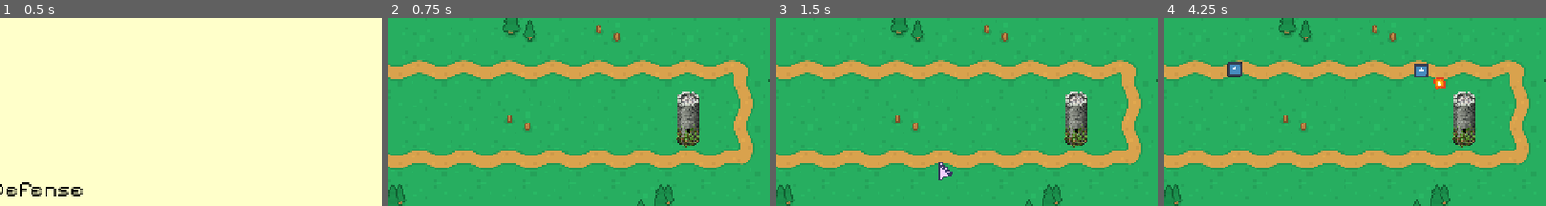
Above: before the commit, frames 1-4 (left to right).
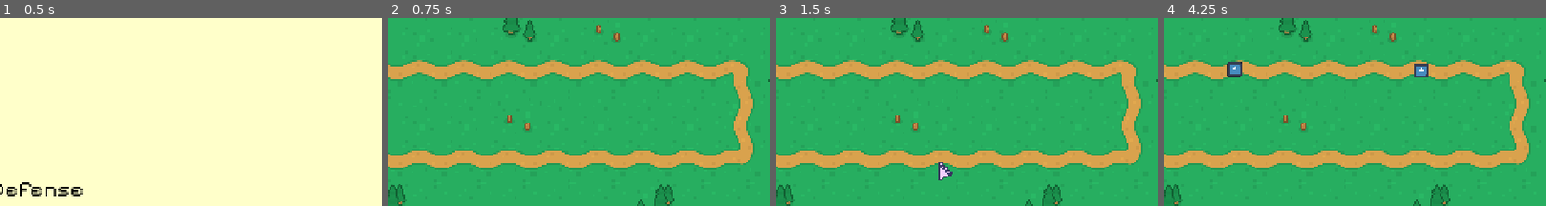
Above: after the commit, the same moments.

Repository: ntGeo/Godot_2
Game: Godot game, scene res://Scenes/menu_inicio.tscn
Same seed, same stepped clock (60 frames per second), same inputs: the game is played once before the commit and once after it. The engine's default icon, where the game draws it, is replaced by a stand-in: a white triangle on a blue panel in a dark square.
Inputs (mouse positions are % of the whole screen's width and height, from its top left):
- Up to frame 1 (0.5 s): no input
- Up to frame 2 (0.75 s): click "Jugar" at 0.5 s
- Up to frame 3 (1.5 s): tap Enter at 1.25 s; move the mouse to (72, 45) at 1.27 s; click (72, 45) at 1.42 s
- Up to frame 4 (4.25 s): move the mouse to (30, 55) at 2.02 s; click (30, 55) at 2.17 s; move the mouse to (60, 28) at 2.77 s; click (60, 28) at 2.92 s; move the mouse to (45, 70) at 3.52 s; click (45, 70) at 3.67 s
The pictures show only the part of the screen within x 50-100%, y 5-54%; the shares and areas given below are measured in that part.

Frame 1 is identical in both runs. In frame 2, 1.6% of the frame differs, in the area x 75-82%, y 39-70%; in frame 3, 1.6%; in frame 4, 1.8%, in the area x 70-82%, y 31-70%.

Commit message:
Función alerta monedas insuficientes, eliminación de torre inicial

Diff:
--- a/tower-defense/Assets/Scripts/menu.gd
+++ b/tower-defense/Assets/Scripts/menu.gd
@@ -31,11 +31,22 @@
 
 func _input(event: InputEvent) -> void:
 	if event is InputEventMouseButton and event.pressed and event.button_index == MOUSE_BUTTON_LEFT:
-		print("Clic detectado, following_tower: ", following_tower)
 		if following_tower:
-			following_tower.process_mode = Node.PROCESS_MODE_INHERIT
-			following_tower.modulate.a = 1.0
-			following_tower = null
+			if GameManager.puede_construir():
+				GameManager.construir_torre()
+				following_tower.process_mode = Node.PROCESS_MODE_INHERIT
+				following_tower.modulate.a = 1.0
+				following_tower = null
+			else:
+				following_tower.queue_free()
+				following_tower = null
+				mostrar_aviso()
+
+func mostrar_aviso():
+	$Contenido/LabelAviso.visible = true
+	# Ocultamos el aviso después de 2 segundos
+	await get_tree().create_timer(2.0).timeout
+	$Contenido/LabelAviso.visible = false
 
 
 func _on_texture_rect_gui_input(event: InputEvent) -> void:
--- a/tower-defense/Scenes/menu.tscn
+++ b/tower-defense/Scenes/menu.tscn
@@ -68,4 +68,12 @@
 text = "Costo: 80"
 horizontal_alignment = 1
 
+[node name="LabelAviso" type="Label" parent="Contenido" unique_id=1074201742]
+visible = false
+modulate = Color(0.64965594, 0.121146075, 0.18464944, 1)
+layout_mode = 2
+text = "Monedas
+insuficientes!!!!"
+horizontal_alignment = 1
+
 [connection signal="gui_input" from="Contenido/GridContainer/TorreItem1/TextureRect" to="." method="_on_texture_rect_gui_input"]
--- a/tower-defense/Scenes/mundo.tscn
+++ b/tower-defense/Scenes/mundo.tscn
@@ -1,7 +1,6 @@
 [gd_scene format=4 uid="uid://6epohsoygdh4"]
 
 [ext_resource type="Script" uid="uid://cr8u2innch6sx" path="res://Assets/Scripts/mundo.gd" id="1_6ba58"]
-[ext_resource type="PackedScene" uid="uid://bqdgv35voj3w" path="res://Scenes/torre1.tscn" id="2_uqtxj"]
 [ext_resource type="Texture2D" uid="uid://c6w23itav5xkt" path="res://Assets/Sprites/map_spritesheet.png" id="3_gqidu"]
 [ext_resource type="Script" uid="uid://cb5g5ggqlktp3" path="res://Assets/Scripts/final_camino.gd" id="4_glouy"]
 [ext_resource type="Script" uid="uid://dtccbhvsy77hc" path="res://Assets/Scripts/gestor_oleadas.gd" id="5_yf8a8"]
@@ -88,11 +87,6 @@
 rotates = false
 loop = false
 
-[node name="torre1" parent="Juego" unique_id=1086746465 instance=ExtResource("2_uqtxj")]
-z_index = 1
-y_sort_enabled = true
-position = Vector2(356.5, -57.5)
-
 [node name="Mapa" type="TileMapLayer" parent="Juego" unique_id=1168250194]
 scale = Vector2(0.3, 0.3)
 tile_map_data = PackedByteArray("AAD8//v/AAACAAcAAAD9//v/AAACAAcAAAD+//v/AAACAAcAAAD///v/AAACAAcAAAAAAPv/AAACAAcAAAABAP …(2640 unchanged characters)…
